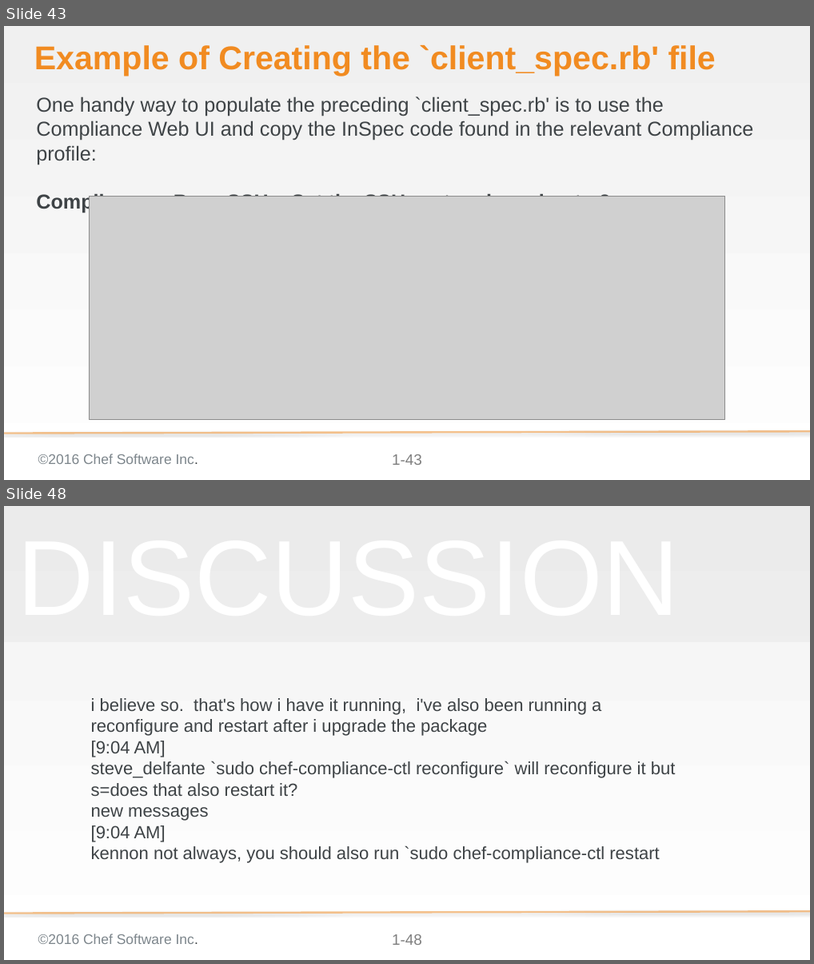
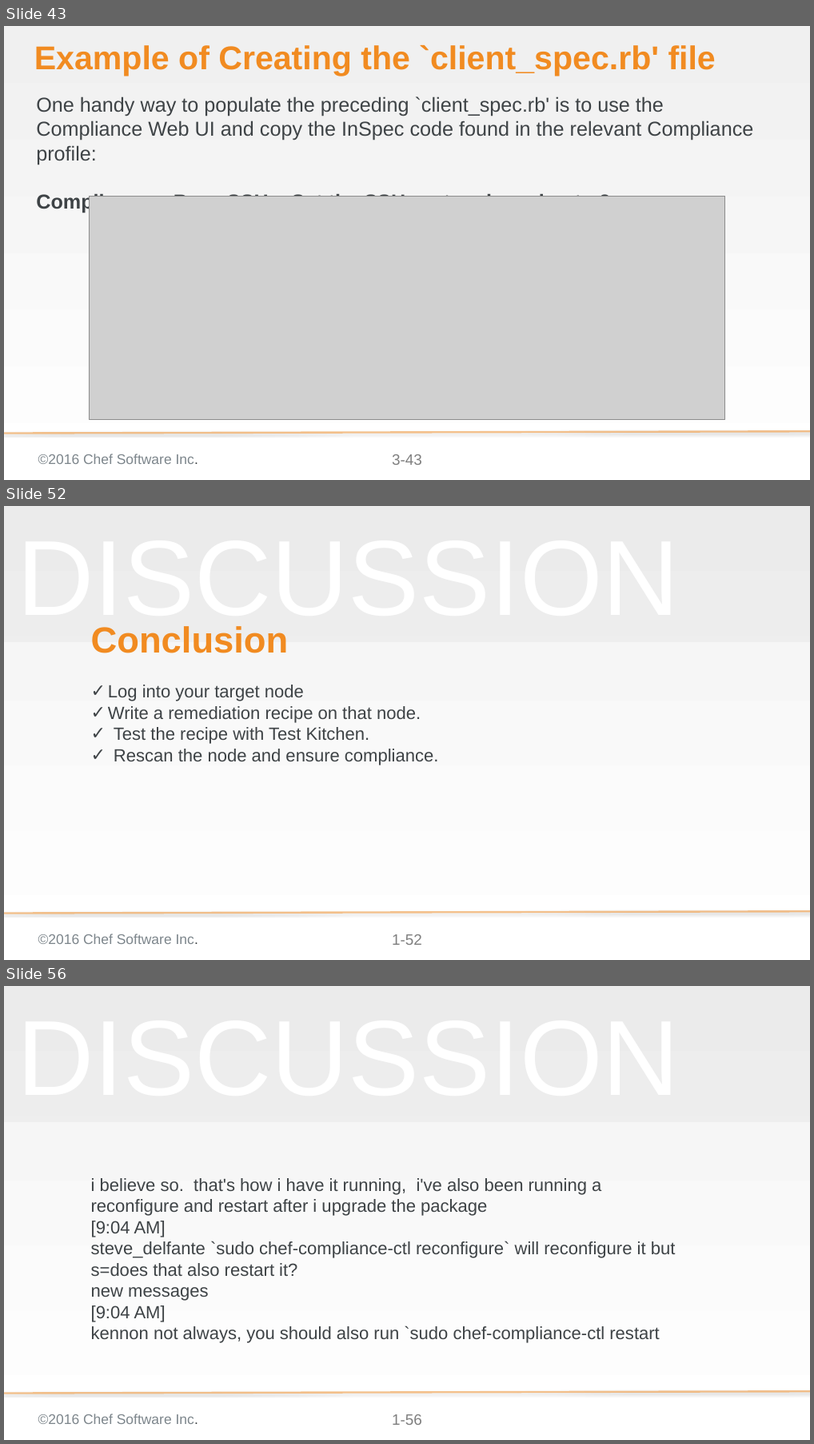
Before and after one commit to bchamby/chef-compliance-installation-configuration-operation, a slide deck: 03-initial-configuration-scans.pptx. Shown one above the other, each under a label of ours: slides 43 and 48 before the commit, slides 43, 52 and 56 after it; the slides between them are not shown. The pictures are 814x964 and 814x1444 pixels, drawn with LibreOffice and Linux fonts; fonts in the diff are those of the drawing; grey boxes stand for pictures; background and template pictures are left out. Boxes give left, top, right and bottom in pixels: in the first picture for what was removed or moved away, otherwise in the second. Text is boxed around its words. In the diff, an @@ line names an element or a change of style, - is before the commit and + after.

```diff
--- a/03-initial-configuration-scans.pptx
+++ b/03-initial-configuration-scans.pptx
@@ slide 52 added at [4,506,810,960], background gradient #F2F2F2 to #FFFFFF; not listed: 5 template elements that a slide beside it also shows @@
@@ title added at [91,626,289,653], 57.6 pt, text #F18B21, bold @@
+Conclusion
@@ subtitle added at [108,684,439,765], 28 pt, text #3E4346 @@
+✓ Log into your target node
+✓ Write a remediation recipe on that node.
+✓ Test the recipe with Test Kitchen.
+✓ Rescan the node and ensure compliance.
@@ page number at [392,454,422,464]: text changed @@
-1-43
+3-43
@@ what was slide 48 is now slide 56 @@
@@ page number at [392,1414,422,1424]: text changed @@
-1-48
+1-56
```
Also in this commit, not shown: 2 slides changed, 8 other slides added, 1 slide removed.
